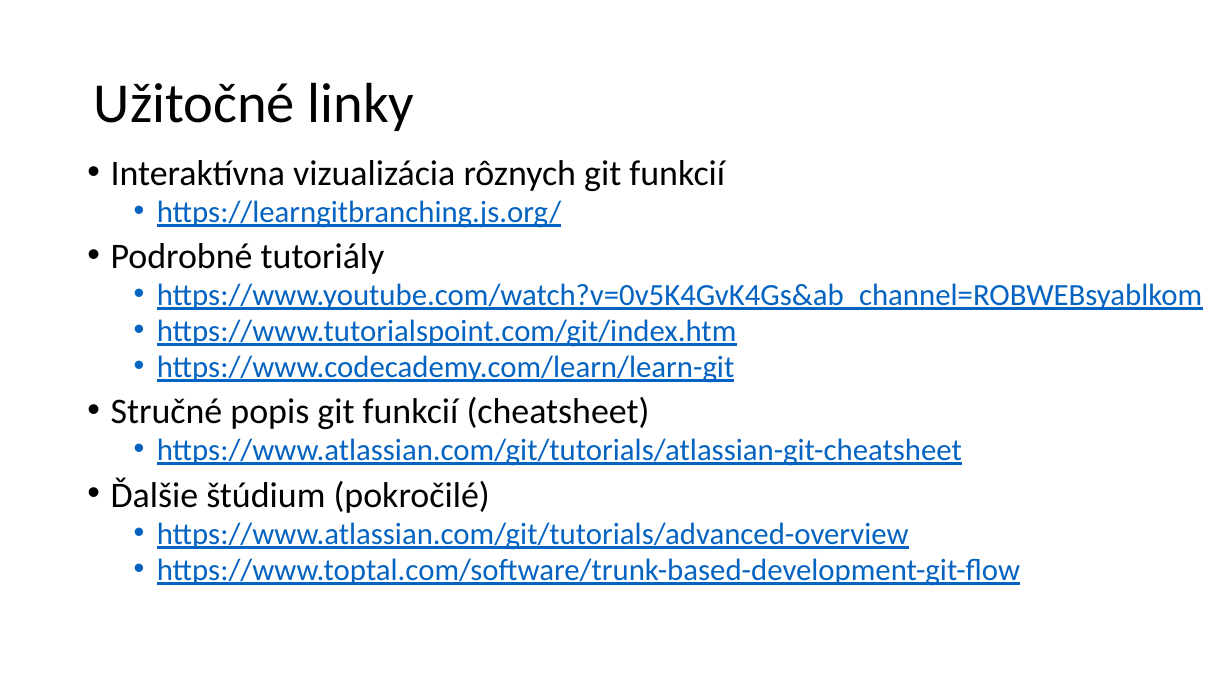
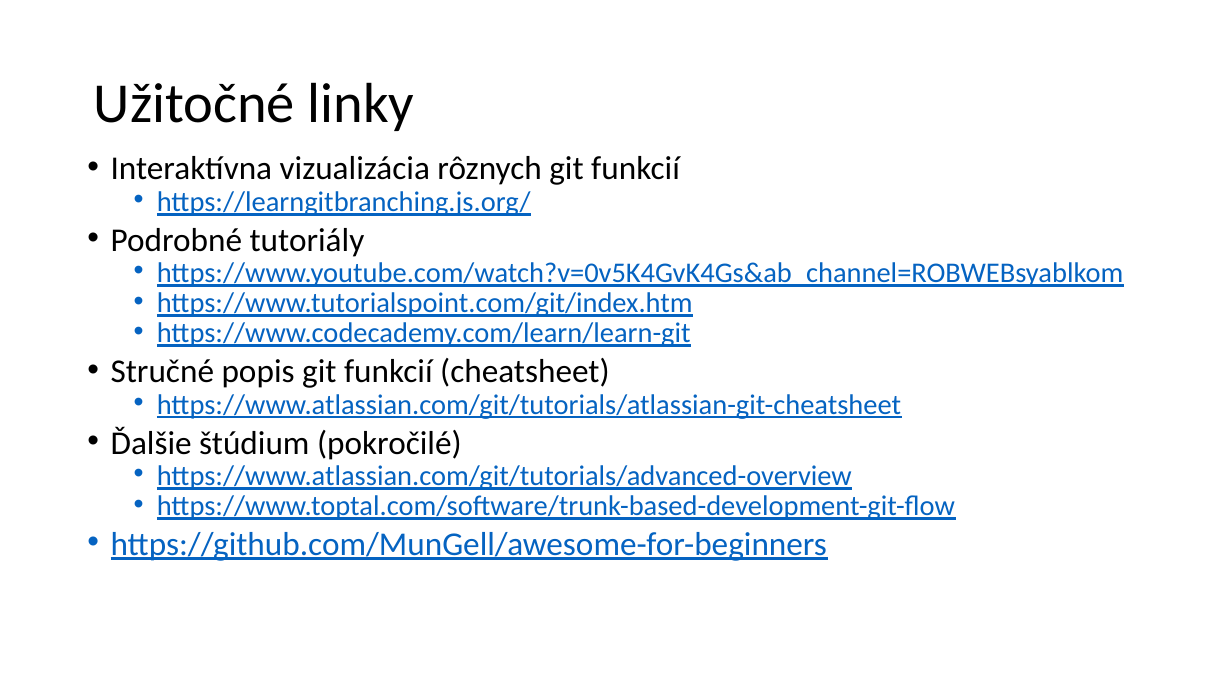
Before and after one commit to mkristien/workshop_wda14, a slide deck: slide 8 of Git 2.pptx. Drawn at 1232x693 pixels with LibreOffice and Linux fonts; fonts in the diff are those of the drawing. Boxes give left, top, right and bottom in pixels: in the first picture for what was removed or moved away, otherwise in the second. Text is boxed around its words. In the diff, an @@ line names an element or a change of style, - is before the commit and + after.

Commit message:
Pridaj link na beginner project do prezentacie

```diff
--- a/Git 2.pptx
+++ b/Git 2.pptx
@@ text at (111,156,1123,520): size 28 to 25.9 pt in "Interaktívna vizualizácia rôznych git funkcií", "Podrobné tutoriály", "Stručné popis git funkcií (cheatsheet)", "Ďalšie štúdium (pokročilé)"; size 24 to 22.2 pt in "https://learngitbranching.js.org/", "https://www.youtube.com/watch?v=0v5K4GvK4Gs&ab_channel=ROBWE ...", "https://www.tutorialspoint.com/git/index.htm", "https://www.codecademy.com/learn/learn-git" and 3 more places; line spacing 0.8 to 0.7 @@
@@ text at (111,532,827,561): paragraph added @@
+• https://github.com/MunGell/awesome-for-beginners
```
